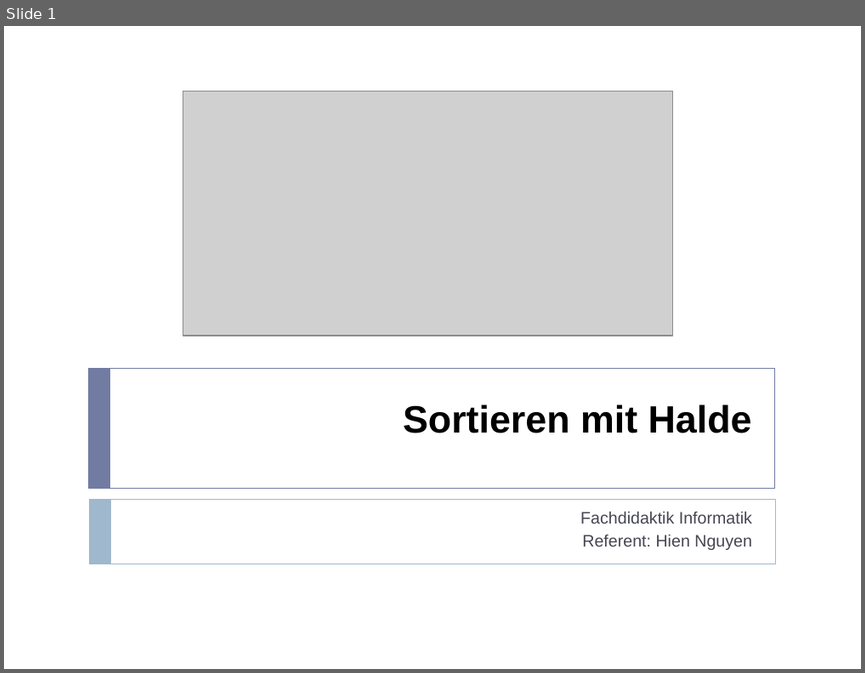
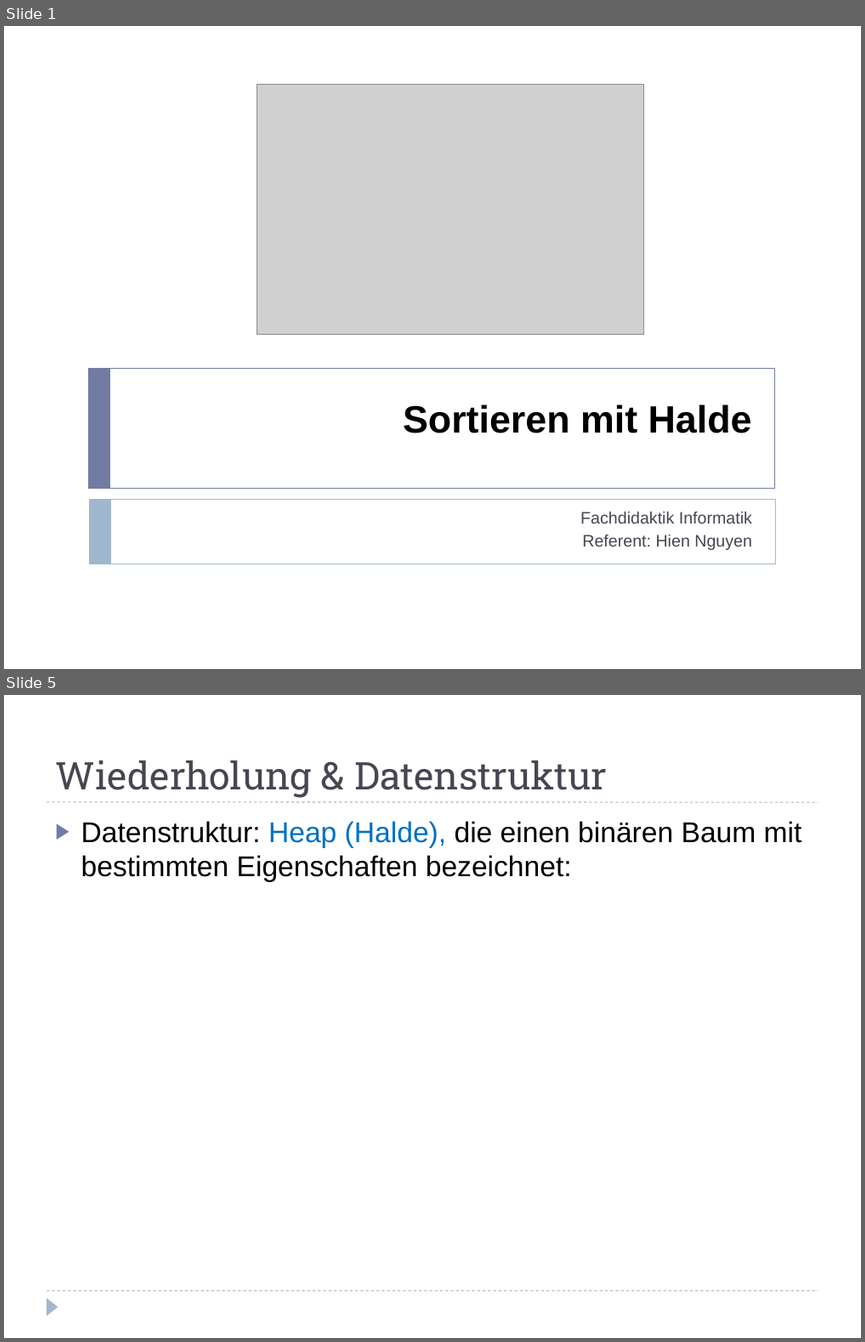
Before and after one commit to hienng/Heapsort, a slide deck: Sortieren mit Halde.odp. Shown one above the other, each under a label of ours: slide 1 before the commit, slides 1 and 5 after it; the slides between them are not shown. The pictures are 865x673 and 865x1342 pixels, drawn with LibreOffice and Linux fonts; fonts in the diff are those of the drawing; grey boxes stand for pictures. Boxes give left, top, right and bottom in pixels: in the first picture for what was removed or moved away, otherwise in the second. Text is boxed around its words. In the diff, an @@ line names an element or a change of style, - is before the commit and + after.

```diff
--- a/Sortieren mit Halde.odp
+++ b/Sortieren mit Halde.odp
@@ slide 5 added at (x1=4, y1=695, x2=861, y2=1338), background #FFFFFF @@
@@ title added at (x1=55, y1=760, x2=607, y2=798), 32 pt, text #464653 @@
+Wiederholung & Datenstruktur
@@ freeform shape added at (x1=46, y1=802, x2=818, y2=802), outline #9FB8CD 0.74 pt @@
@@ text added at (x1=81, y1=821, x2=802, y2=882), 24 pt, text #000000 @@
+▶ Datenstruktur: Heap (Halde), die einen binären Baum mit bestimmten Eigenschaften bezeichnet:
@@ freeform shape added at (x1=46, y1=1291, x2=818, y2=1291), outline #9FB8CD 0.74 pt @@
@@ freeform shape added at (x1=46, y1=1298, x2=58, y2=1315), fill #9FB8CD @@
@@ slide 1 changed as well @@
@@ picture resized from (x1=183, y1=91, x2=673, y2=335) to (x1=256, y1=85, x2=644, y2=334) @@
```
Also in this commit, not shown: 13 other slides changed, 11 other slides added, 2 other files.
